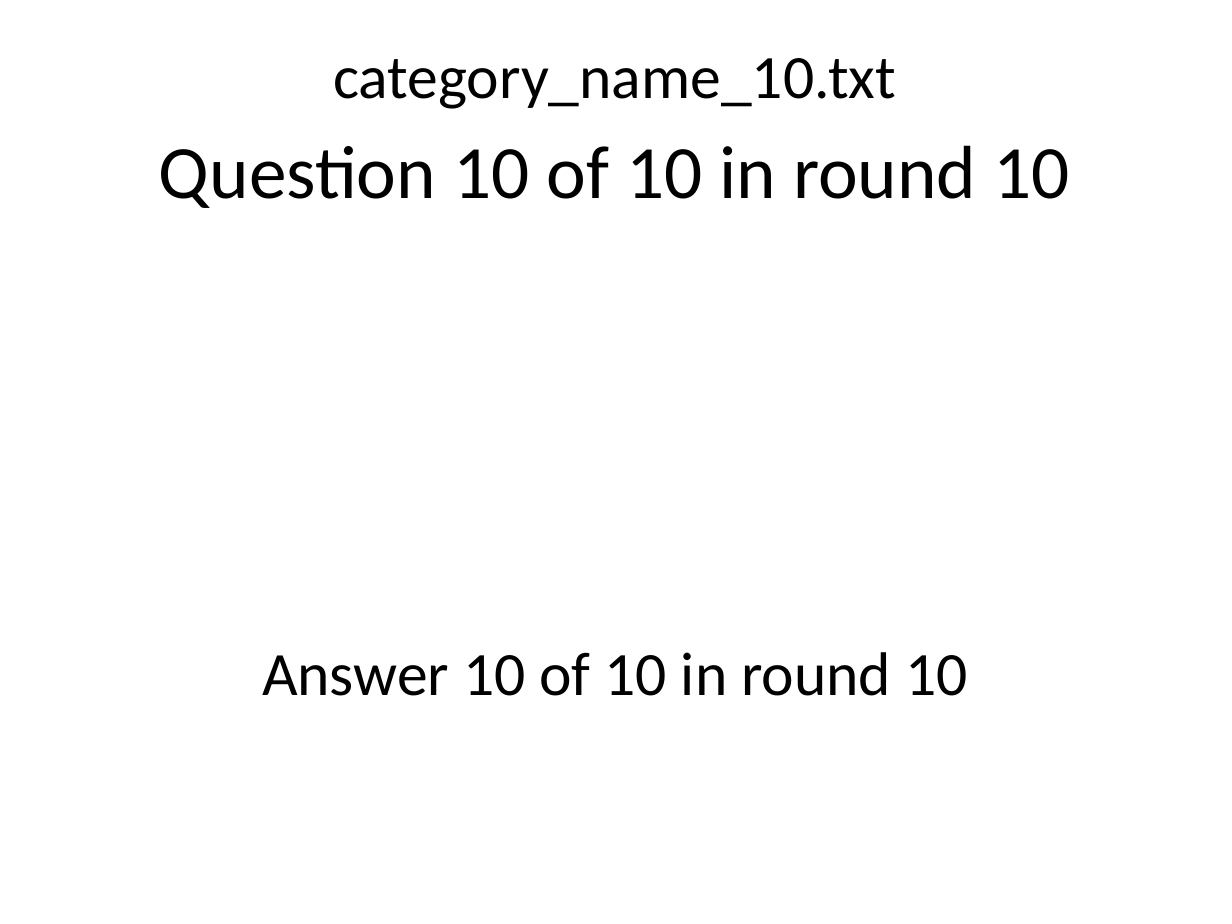
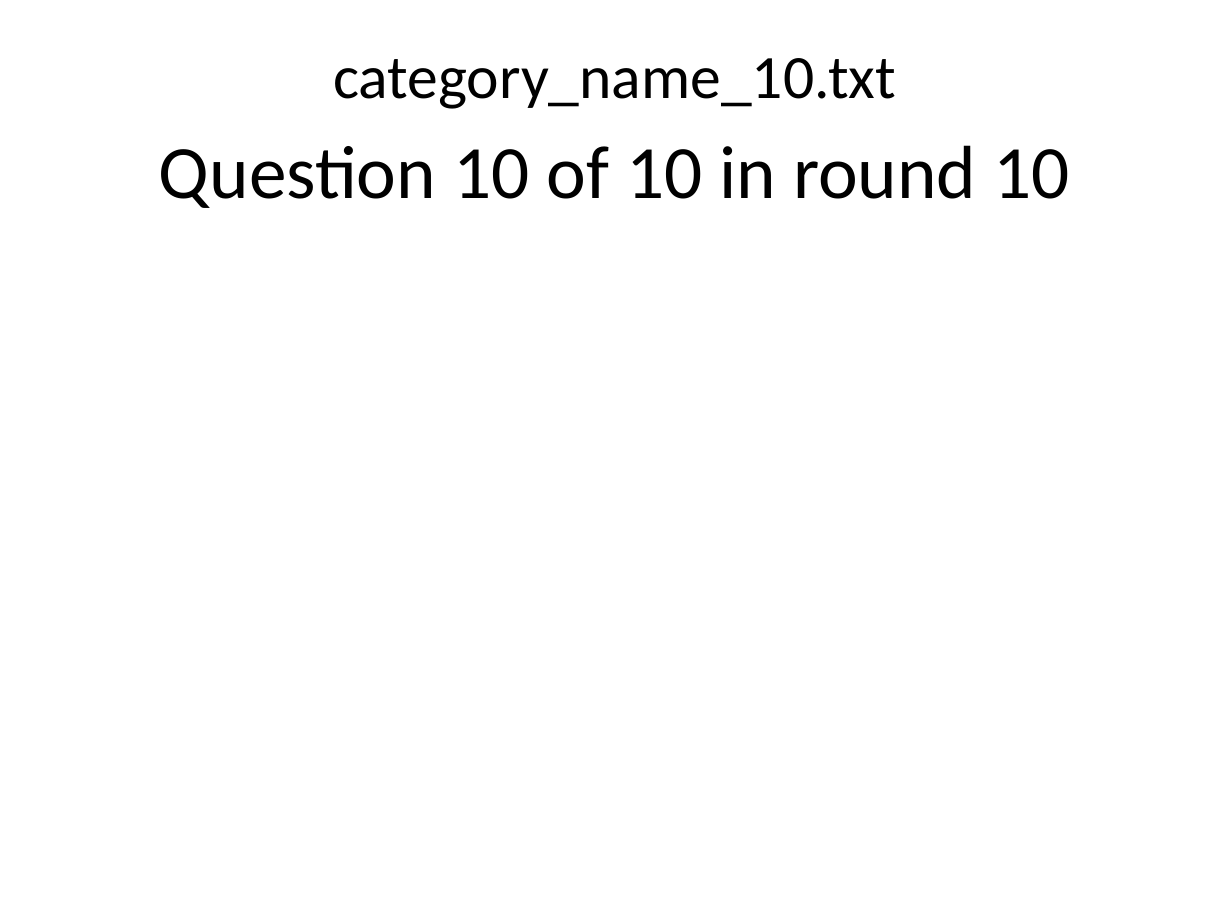
Before and after one commit to Maryville-SP2018-ISYS-320-1M/trivia-night-creator-bwilliams8, a slide deck: slide 119 of TriviaNight.pptx (slide 110 before the commit). Drawn at 1232x924 pixels with LibreOffice and Linux fonts; fonts in the diff are those of the drawing. Boxes give left, top, right and bottom in pixels: in the first picture for what was removed or moved away, otherwise in the second. Text is boxed around its words. In the diff, an @@ line names an element or a change of style, - is before the commit and + after.

Commit message:
Completed first assignment
Answer slides are at the end.

```diff
--- a/TriviaNight.pptx
+++ b/TriviaNight.pptx
@@ text removed at [262,652,967,696] @@
-Answer 10 of 10 in round 10
```
Also in this commit, not shown: 99 other slides changed, 10 slides added, 2 other files.
